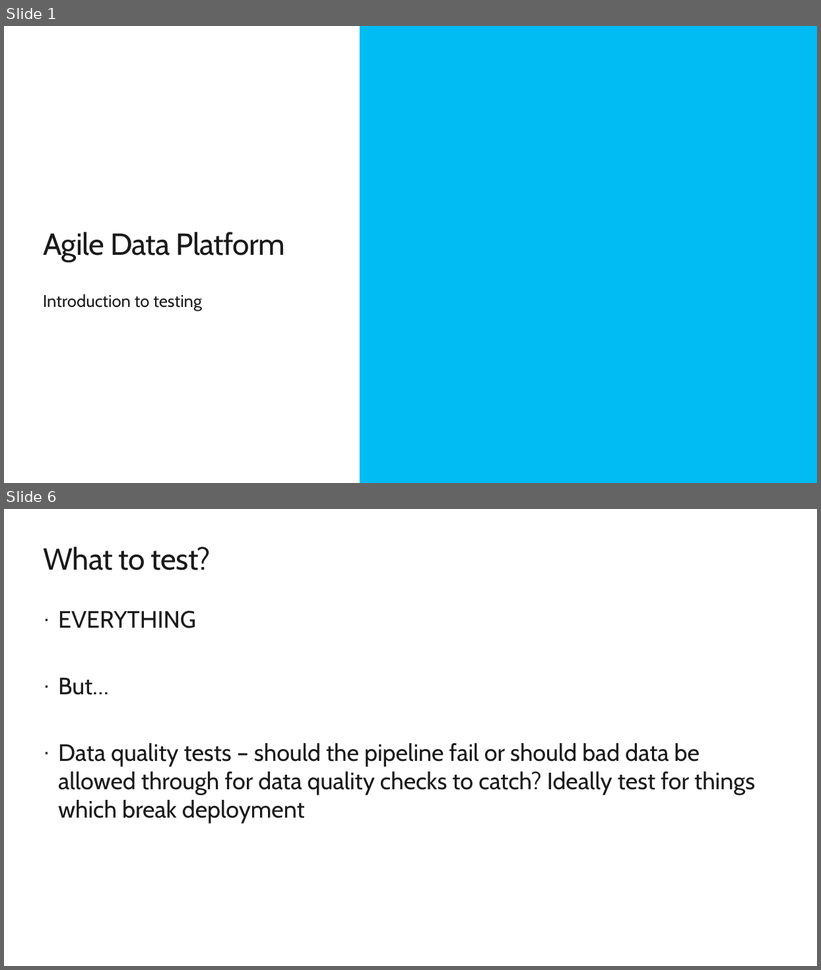
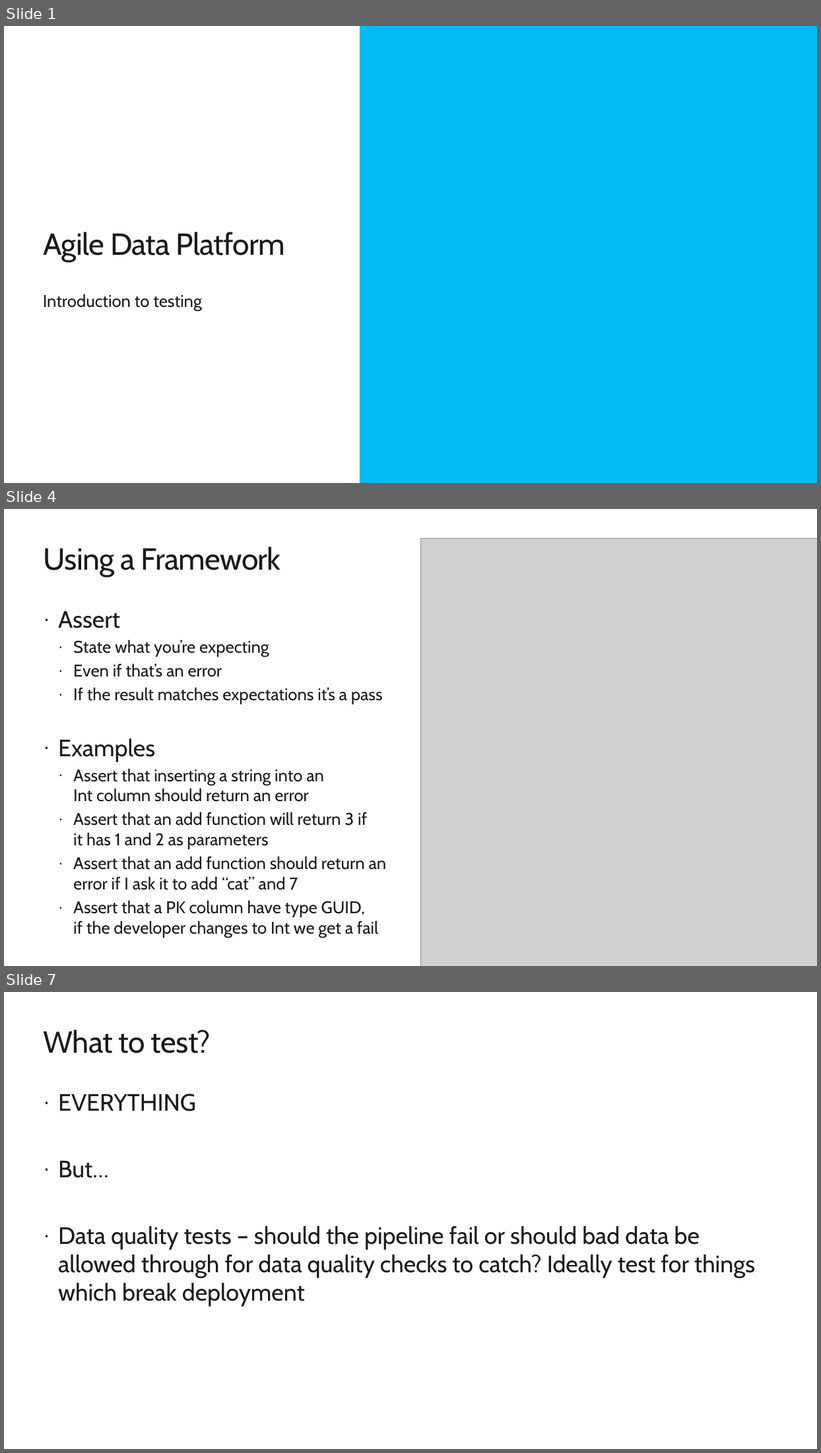
Before and after one commit to arevaloisabel/agiledataoops, a slide deck: Presentations/Testing Intro.pptx. Shown one above the other, each under a label of ours: slides 1 and 6 before the commit, slides 1, 4 and 7 after it; the slides between them are not shown. The pictures are 821x970 and 821x1453 pixels, drawn with LibreOffice and Linux fonts; fonts in the diff are those of the drawing; grey boxes stand for pictures; background and template pictures are left out. Boxes give left, top, right and bottom in pixels: in the first picture for what was removed or moved away, otherwise in the second. Text is boxed around its words. In the diff, an @@ line names an element or a change of style, - is before the commit and + after.

```diff
--- a/Presentations/Testing Intro.pptx
+++ b/Presentations/Testing Intro.pptx
@@ slide 4 added at (4, 509, 817, 966), background #FFFFFF @@
@@ title added at (43, 547, 281, 577), 36 pt, text #1A1A1A @@
+Using a Framework
@@ picture added at (420, 538, 817, 966) @@
@@ text added at (58, 611, 387, 937), 20 pt, text #1A1A1A @@
+· Assert
+  · State what you’re expecting
+  · Even if that’s an error
+  · If the result matches expectations it’s a pass
+· Examples
+  · Assert that inserting a string into an
+    Int column should return an error
+  · Assert that an add function will return 3 if
+    it has 1 and 2 as parameters
+  · Assert that an add function should return an
+    error if I ask it to add “cat” and 7
+  · Assert that a PK column have type GUID,
+    if the developer changes to Int we get a fail
@@ what was slide 6 is now slide 7 @@
```
Also in this commit, not shown: 5 slides changed, 10 other slides added, 6 other files.
